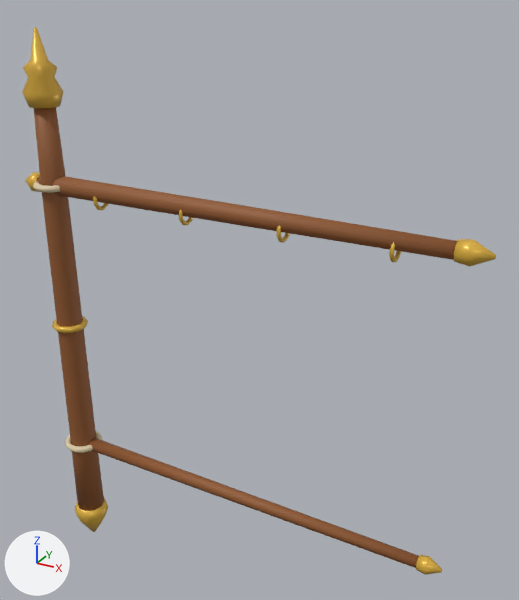
The glTF model flag_gate_mast.glb: old version first, new version second.
One viewpoint serves both versions: a 50 mm camera at (2.84, -4.73, 3.07) aimed at (0.06, 0.32, 0.54). The axes (+X, +Y, +Z) are drawn at lower left. The lights are the same throughout. The older version comes first.

In view in the first picture: 'FlagGateMast'.
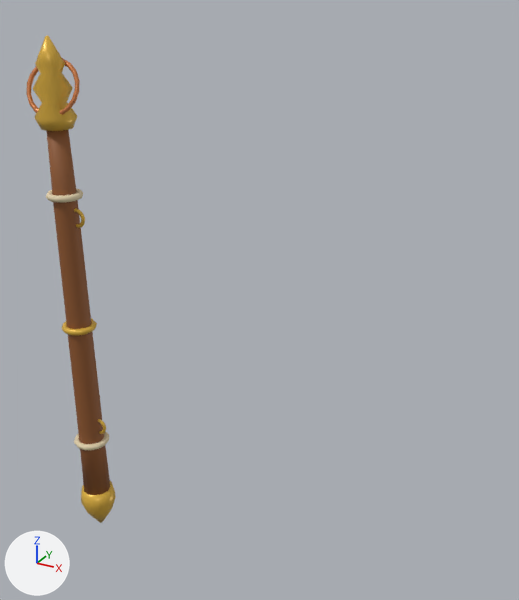
What changed in the scene script:
```text
Add mat_mat_burnishedcopper:
    mat_mat_burnishedcopper = principled_material('Mat_BurnishedCopper')
    mat_mat_burnishedcopper.base_color = (0.62, 0.21, 0.065)  # orange #ce7e48
    mat_mat_burnishedcopper.metallic = 0.24
    mat_mat_burnishedcopper.roughness = 0.4
Change me_flaggatemastmesh:
    used by ob_flaggatemast; location = (0.0, 0.0, 0.0)
    remove me_flaggatemastmesh.from_pydata(...)  # 746 vertices, 1460 faces; spans x -2.24..2.04, y -0.19..0.19, z -2.6..2.74
    add me_flaggatemastmesh.from_pydata(...)  # 678 vertices, 1344 faces; spans x -2.04..-1.52, y -0.19..0.19, z -2.42..2.68
    me_flaggatemastmesh part 1: the loose piece of 84 vertices spanning x -2.07..-1.73, y -0.17..0.17, z -0.03..0.03 is moved by (0.12, 0.0, 0.0)
    me_flaggatemastmesh part 2: the loose piece of 84 vertices spanning x -2.09..-1.71, y -0.18..0.18, z 1.37..1.43 is scaled about its middle by (0.88, 0.88, 1), then moved by (0.12, 0.0, -0.08)
    me_flaggatemastmesh part 3: the loose piece of 84 vertices spanning x -2.1..-1.7, y -0.19..0.19, z -1.41..-1.35 is scaled about its middle by (0.923, 0.923, 1), then moved by (0.12, 0.0, 0.06)
    me_flaggatemastmesh part 4: the loose piece of 62 vertices spanning x -2.08..-1.73, y -0.17..0.17, z 2.1..2.74 is rebuilt with 86 vertices and now spans x -1.96..-1.6, y -0.19..0.19, z 1.92..2.68
    me_flaggatemastmesh part 5: the loose piece of 52 vertices spanning x -2.05..-1.75, y -0.14..0.14, z -2.22..2.12 is rebuilt with 62 vertices and now spans x -1.92..-1.63, y -0.14..0.14, z -1.95..1.95
    me_flaggatemastmesh part 6: a new loose piece of 108 vertices spanning x -2.04..-1.52, y -0.12..0.12, z 2.02..2.5, in mat_mat_burnishedcopper (orange #ce7e48)
    me_flaggatemastmesh part 7: a new loose piece of 60 vertices spanning x -1.75..-1.57, y -0.02..0.02, z 1.03..1.21, in mat_mat_antiquegold (yellow #e2b542)
    me_flaggatemastmesh part 8: a new loose piece of 60 vertices spanning x -1.75..-1.57, y -0.02..0.02, z -1.21..-1.03, in mat_mat_antiquegold (yellow #e2b542)
    me_flaggatemastmesh part 9: a new loose piece of 50 vertices spanning x -1.97..-1.59, y -0.19..0.19, z -2.42..-1.94, in mat_mat_antiquegold (yellow #e2b542)
    me_flaggatemastmesh part 10: 7 loose pieces with 278 vertices, spanning x -2.24..2.04, y -0.1..0.1, z -1.46..1.5, are deleted
    me_flaggatemastmesh part 11
    34 vertices are removed from x -2.06..1.8, y -0.09..0.09, z 1.3..1.5
    64 faces are deleted
    me_flaggatemastmesh part 12
    68 vertices are removed from x -2.09..1.78, y -0.18..0.18, z -2.6..-1.31
    128 faces are deleted
    add me_flaggatemastmesh.materials.append(mat_mat_burnishedcopper)  # orange #ce7e48
```

Where the change shows, as pixel boxes (x1, y1, x2, y2) in the pictures (519 x 600 px; the box of a moved part takes in the faces that stretch with it):
'FlagGateMast', reshaped (81% narrower, 11% shorter): before (22, 27, 496, 575); after (26, 36, 116, 523)
part 1 of me_flaggatemastmesh, moved or reshaped: before (52, 316, 88, 333); after (62, 318, 97, 336)
part 2 of me_flaggatemastmesh, moved or reshaped: before (33, 182, 60, 193); after (46, 188, 83, 203)
part 3 of me_flaggatemastmesh, moved or reshaped: before (65, 431, 102, 453); after (74, 432, 109, 450)
part 4 of me_flaggatemastmesh, rebuilt (17% taller): before (22, 27, 64, 108); after (33, 36, 77, 131)
part 5 of me_flaggatemastmesh, rebuilt (8% narrower, 10% shorter): before (34, 107, 104, 511); after (47, 130, 111, 495)
part 6 of me_flaggatemastmesh, added (orange): after (26, 58, 80, 115)
part 7 of me_flaggatemastmesh, added: after (74, 208, 85, 228)
part 8 of me_flaggatemastmesh, added: after (98, 419, 106, 434)
part 9 of me_flaggatemastmesh, added (yellow): after (81, 481, 116, 523)
part 10 of me_flaggatemastmesh, deleted: before (25, 172, 496, 575)
part 11 of me_flaggatemastmesh, deleted (brown): before (37, 176, 457, 260)
part 12 of me_flaggatemastmesh, deleted: before (75, 438, 419, 568)
